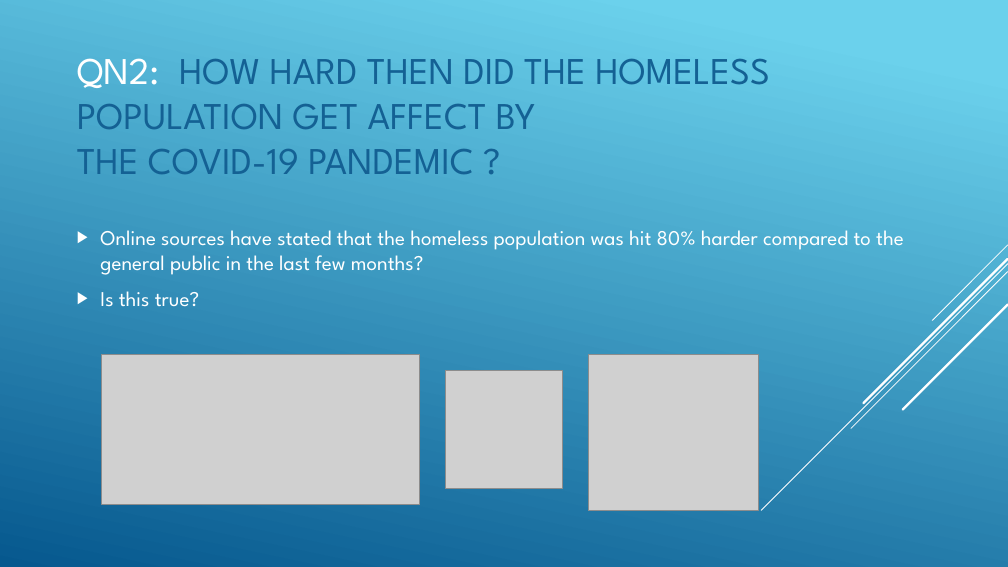
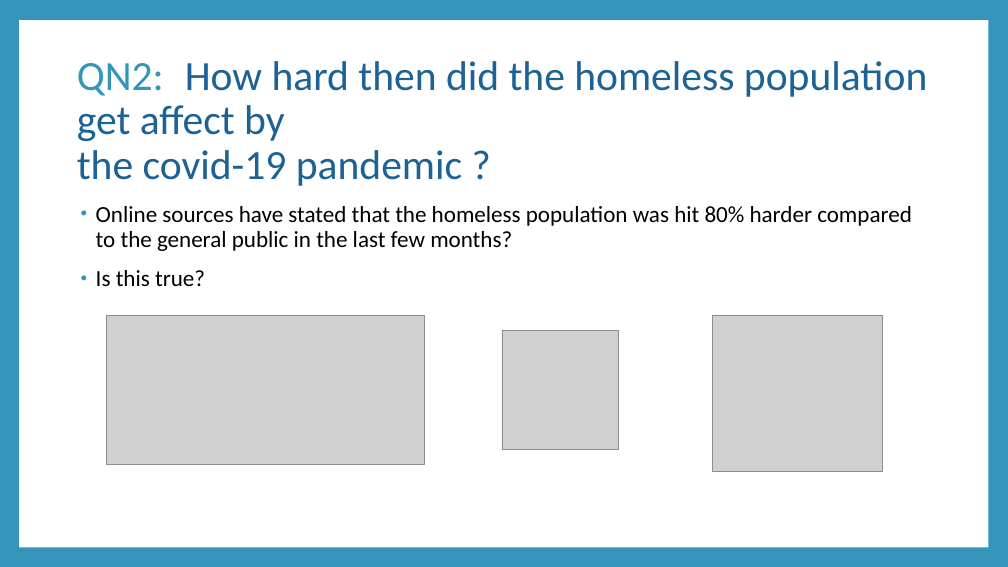
Before and after one commit to engmarkrezk/DFT_FinalProject, a slide deck: slide 16 of RecoverdDFTppt - Mark.pptx (slide 14 before the commit). Drawn at 1008x567 pixels with LibreOffice and Linux fonts; fonts in the diff are those of the drawing; grey boxes stand for pictures. Boxes give left, top, right and bottom in pixels: in the first picture for what was removed or moved away, otherwise in the second. Text is boxed around its words. In the diff, an @@ line names an element or a change of style, - is before the commit and + after.

```diff
--- a/RecoverdDFTppt - Mark.pptx
+++ b/RecoverdDFTppt - Mark.pptx
@@ background gradient #6ED2EB to #06588E to #3494BA @@
@@ rectangle added at <box>19,20,988,547</box>, fill #FFFFFF @@
@@ title at <box>77,61,927,186</box>: text changed; size 36 to 39.6 pt; font League Spartan to Calibri; text colour #146194 to #1D6294 @@
-QN2: HOW HARD THEN DID THE HOMELESS POPULATION GET AFFECT BY
-THE COVID-19 PANDEMIC ?
+QN2: How hard then did the homeless population get affect by
+the covid-19 pandemic ?
@@ text "Online sources have stated that ..." at <box>96,206,912,286</box>: size 20 to 22 pt, font League Spartan to Calibri, text colour #FFFFFF to #000000; bullet ▶ to •; line spacing 1 to 0.9; more space between paragraphs; bullet colour #FFFFFF to #3494BA; vertical alignment middle to top @@
@@ picture: place and size @@
-picture at <box>101,355,420,504</box>
+picture at <box>107,315,425,465</box>
@@ picture: place and size @@
-picture at <box>588,355,758,511</box>
+picture at <box>712,315,882,472</box>
@@ group removed at <box>761,245,1008,510</box>: 5 lines @@
@@ picture: place and size @@
-picture at <box>446,371,563,489</box>
+picture at <box>502,330,619,449</box>
```
Also in this commit, not shown: 20 other slides changed, 4 slides added, 2 slides removed.
